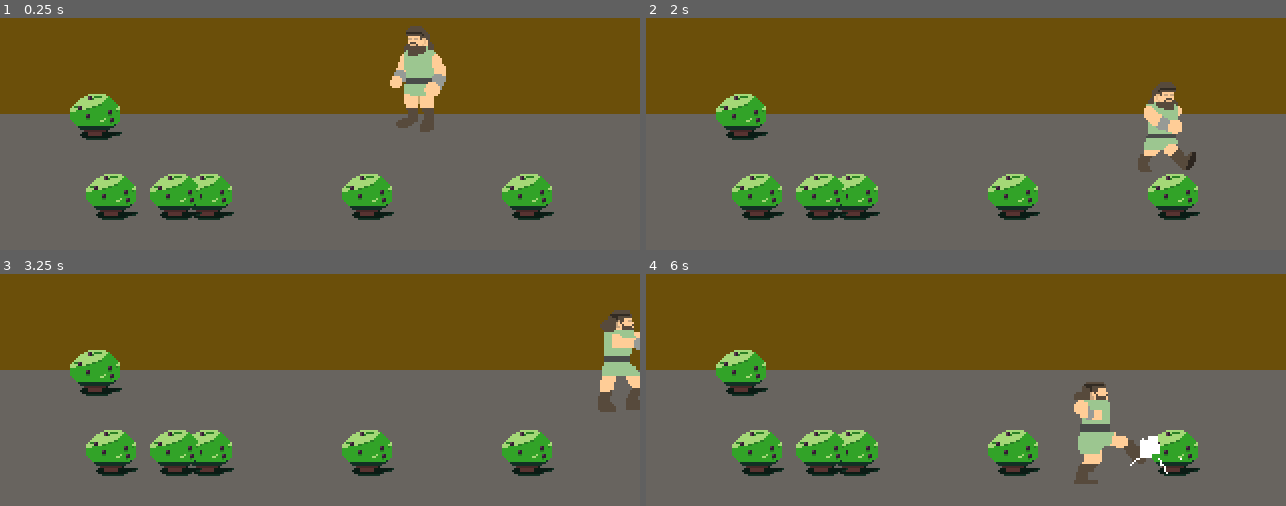
Above: before the commit, frames 1-4 (two rows, left to right).
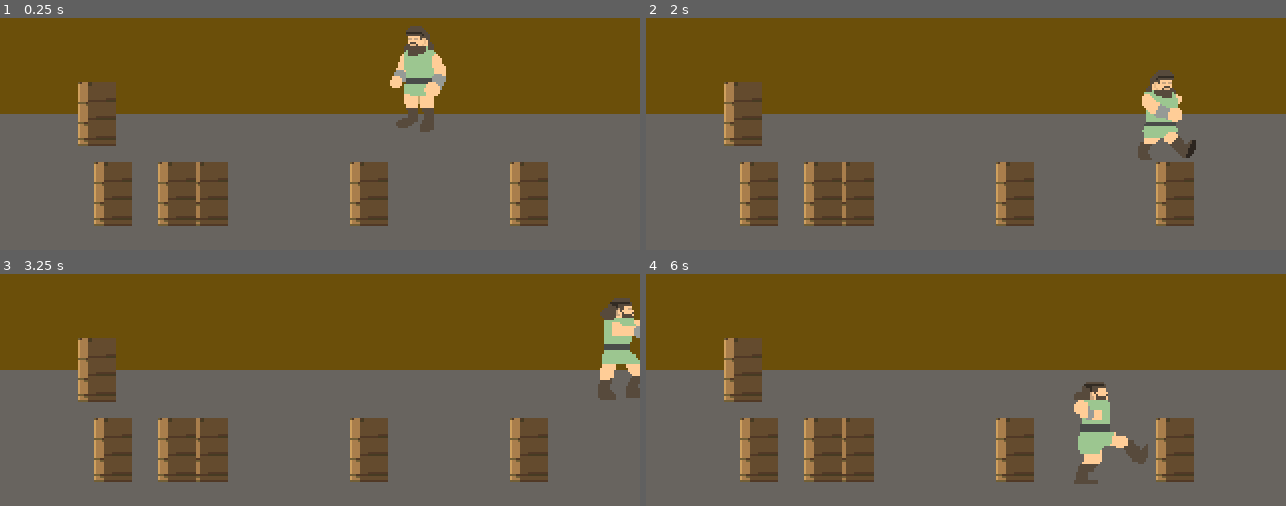
Above: after the commit, the same moments.

Repository: JesusRoberto64/Taller-de-videojuegos
Game: Godot game, scene res://Escenas/Peleas/arena.tscn
Two runs of this game, one before a commit and one after it. Both use one fixed random seed, a clock stepped at 60 frames per second and the inputs below. This scene is started directly instead of the project's main scene.
Inputs:
- Up to frame 1 (0.25 s): no input
- Up to frame 2 (2 s): hold Right (Derecha) 0.53-1.28 s; tap Z (punch) at 0.6, 1.35 s; hold Down (Abajo) from 1.28 s (still down)
- Up to frame 3 (3.25 s): release Down (Abajo) at 2.03 s; hold Right (Derecha) 2.03-2.78 s; tap Z (punch) at 2.1, 2.85 s; hold Up (Arriba) from 2.78 s (still down)
- Up to frame 4 (6 s): release Up (Arriba) at 3.53 s; hold Left (Izquierda) 3.53-5.03 s; tap Z (punch) every 0.75 s from 3.6 to 5.85 s; hold Down (Abajo) 5.03-5.78 s; hold Right (Derecha) from 5.78 s (still down)

The runs differ from the first frame. In frame 1, 10% of the frame differs, in the area x 10-87%, y 27-90%; in frame 2, 12%; in frame 3, 12%, in the area x 10-100%, y 10-90%; in frame 4, 10%.

Commit message:
cambio de sprites golpe

Diff:
--- a/Escenas/Peleas/saco.gd
+++ b/Escenas/Peleas/saco.gd
@@ -2,11 +2,16 @@
 
 @onready var anim = $AnimationPlayer
 @onready var col_shape = $CollisionShape2D
+@onready var spr : Sprite2D = $Arbusto
 
-var hp : int = 8
+@export var maxHp : int = 8
+var hp = maxHp
+
 var mov = 0.0
 var radian = 0.0
 var max_radian = PI/6.0
+
+@onready var frames = spr.hframes * spr.vframes
 
 func _physics_process(delta: float) -> void:
 	if radian > 0.0:
@@ -19,8 +24,14 @@
 	if elevation != "none":
 		radian = max_radian
 
-	hp -= hit
-	if hp <= 0:
+	hp = max(hp - hit, 0)
+	var hpPercent := float(hp) / float(maxHp)
+	var damageFrame := int((1.0 - hpPercent) * (frames - 1))
+
+	if hp > 0:
+		spr.frame = min(damageFrame, frames - 2) # El 2 es para acabar en el penúltimo frame
+	else:
+		spr.frame = frames - 1 # El 1 es para tomar el último frame
 		destroyed()
 
 func destroyed() -> void:
@@ -29,13 +40,15 @@
 
 func revive() -> void:
 	col_shape.call_deferred('set_disabled', false)
-	hp = 7
+	hp = maxHp
+
 
 func start_timer() -> void:
 	$Timer.start()
 
 func _on_timer_timeout() -> void:
 	anim.play("revive")
+	spr.frame = 0
 
 func _on_animation_finished(_anim_name: StringName) -> void:
 
--- a/Escenas/Peleas/saco.tscn
+++ b/Escenas/Peleas/saco.tscn
@@ -1,10 +1,10 @@
 [gd_scene load_steps=9 format=3 uid="uid://bpmstsjxfvd6q"]
 
 [ext_resource type="Script" uid="uid://dfunepjgr7s4p" path="res://Escenas/Peleas/saco.gd" id="1_3740o"]
-[ext_resource type="Texture2D" uid="uid://jk55a8txd5tv" path="res://Recursos/arbusto.png" id="1_komgv"]
+[ext_resource type="Texture2D" uid="uid://dh4k3vu6apd5s" path="res://Recursos/saco.png" id="2_3740o"]
 
 [sub_resource type="RectangleShape2D" id="RectangleShape2D_3740o"]
-size = Vector2(25, 21)
+size = Vector2(19, 32)
 
 [sub_resource type="Animation" id="Animation_3740o"]
 length = 0.001
@@ -146,10 +146,12 @@
 script = ExtResource("1_3740o")
 
 [node name="Arbusto" type="Sprite2D" parent="."]
-texture = ExtResource("1_komgv")
+texture = ExtResource("2_3740o")
+hframes = 3
+vframes = 2
 
 [node name="CollisionShape2D" type="CollisionShape2D" parent="."]
-position = Vector2(-0.5, 0.5)
+position = Vector2(0.5, 0)
 shape = SubResource("RectangleShape2D_3740o")
 
 [node name="Timer" type="Timer" parent="."]
Binary file added: Recursos/saco.png
Not shown, added: Recursos/saco.png.import
